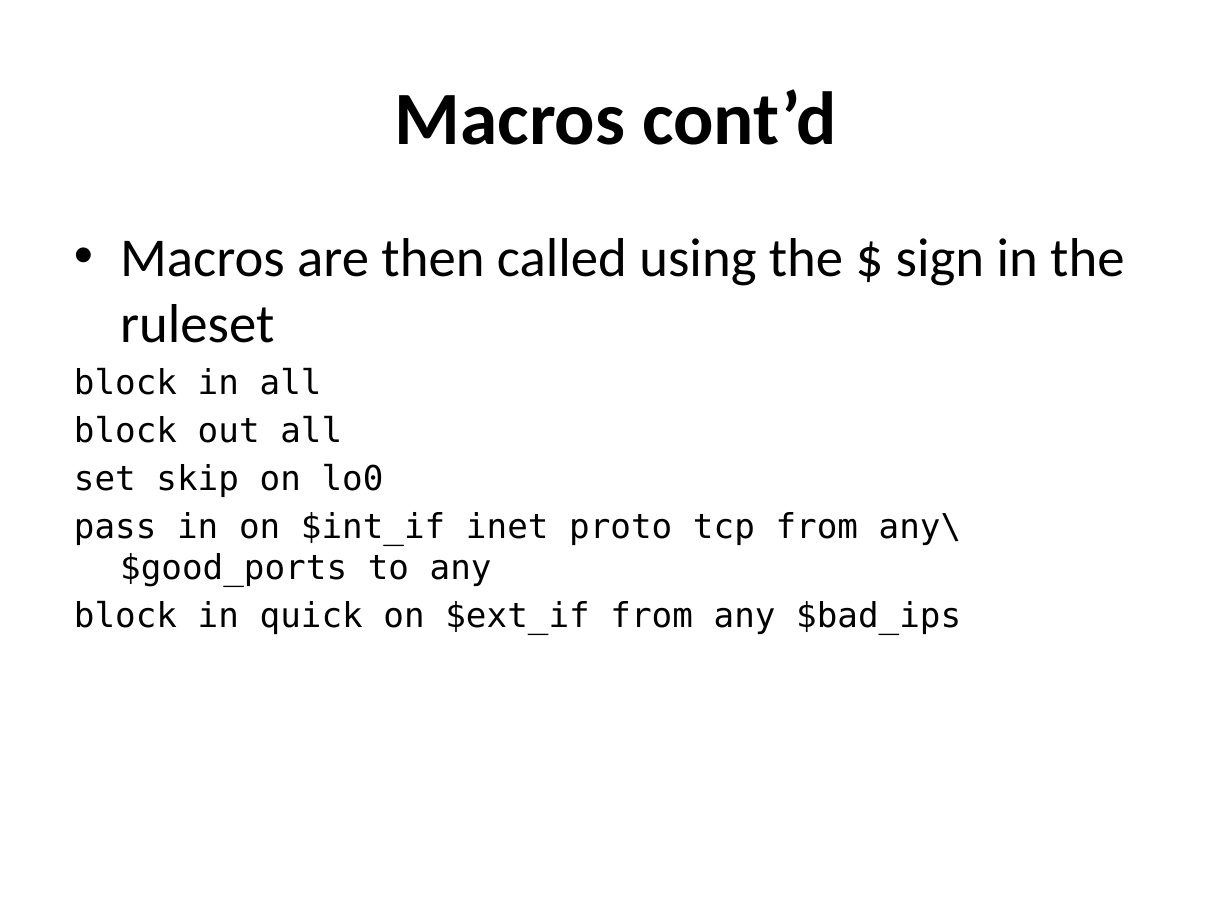
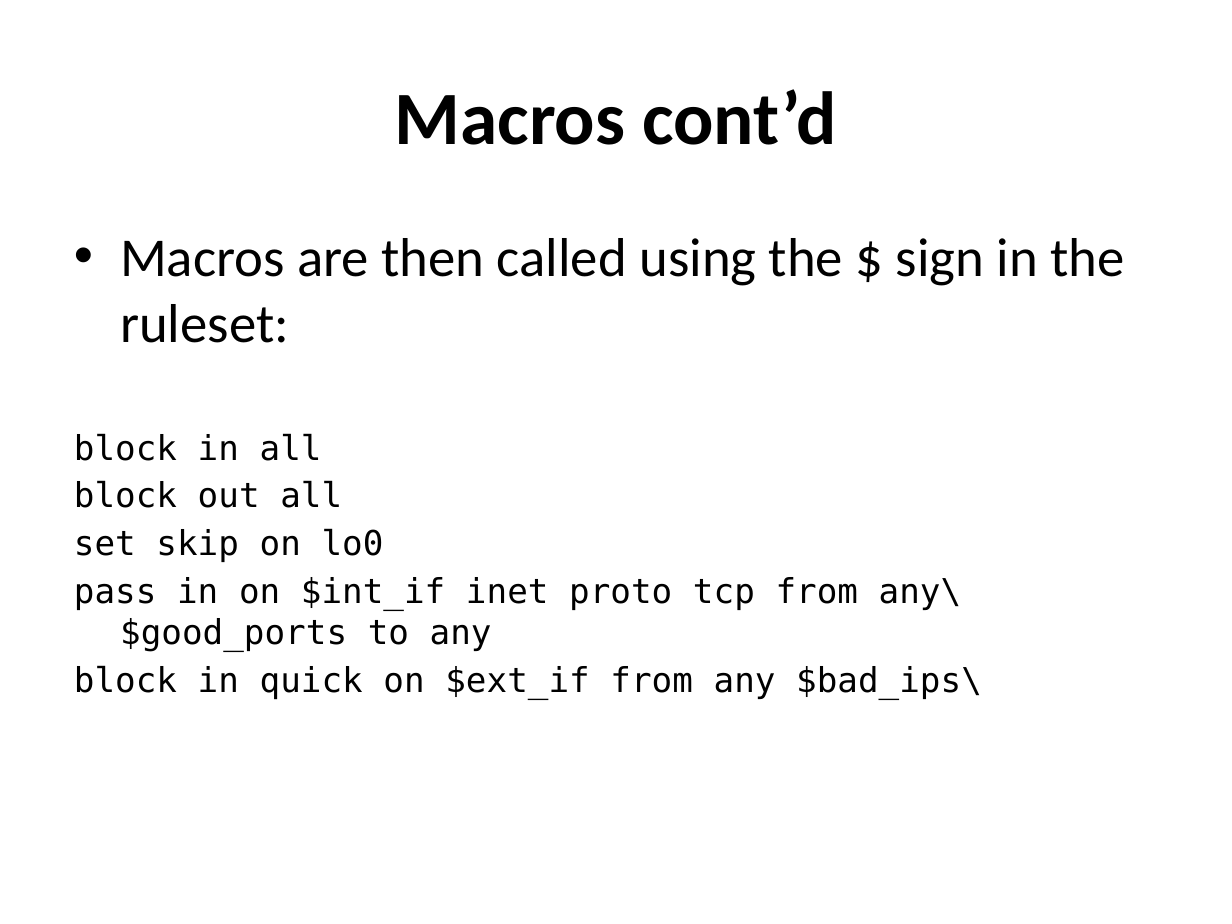
Before and after one commit to afnog/sse, a slide deck: slide 23 of firewalls/Firewalling in FreeBSD-v1.pptx. Drawn at 1232x924 pixels with LibreOffice and Linux fonts; fonts in the diff are those of the drawing. Boxes give left, top, right and bottom in pixels: in the first picture for what was removed or moved away, otherwise in the second. Text is boxed around its words. In the diff, an @@ line names an element or a change of style, - is before the commit and + after.

```diff
--- a/firewalls/Firewalling in FreeBSD-v1.pptx
+++ b/firewalls/Firewalling in FreeBSD-v1.pptx
@@ text at [120, 238, 1124, 343]: text changed @@
-• Macros are then called using the $ sign in the ruleset
+• Macros are then called using the $ sign in the ruleset:
@@ text at [74, 665, 982, 700]: text changed @@
-block in quick on $ext_if from any $bad_ips
+block in quick on $ext_if from any $bad_ips\
```
Also in this commit, not shown: 1 other slide changed.
